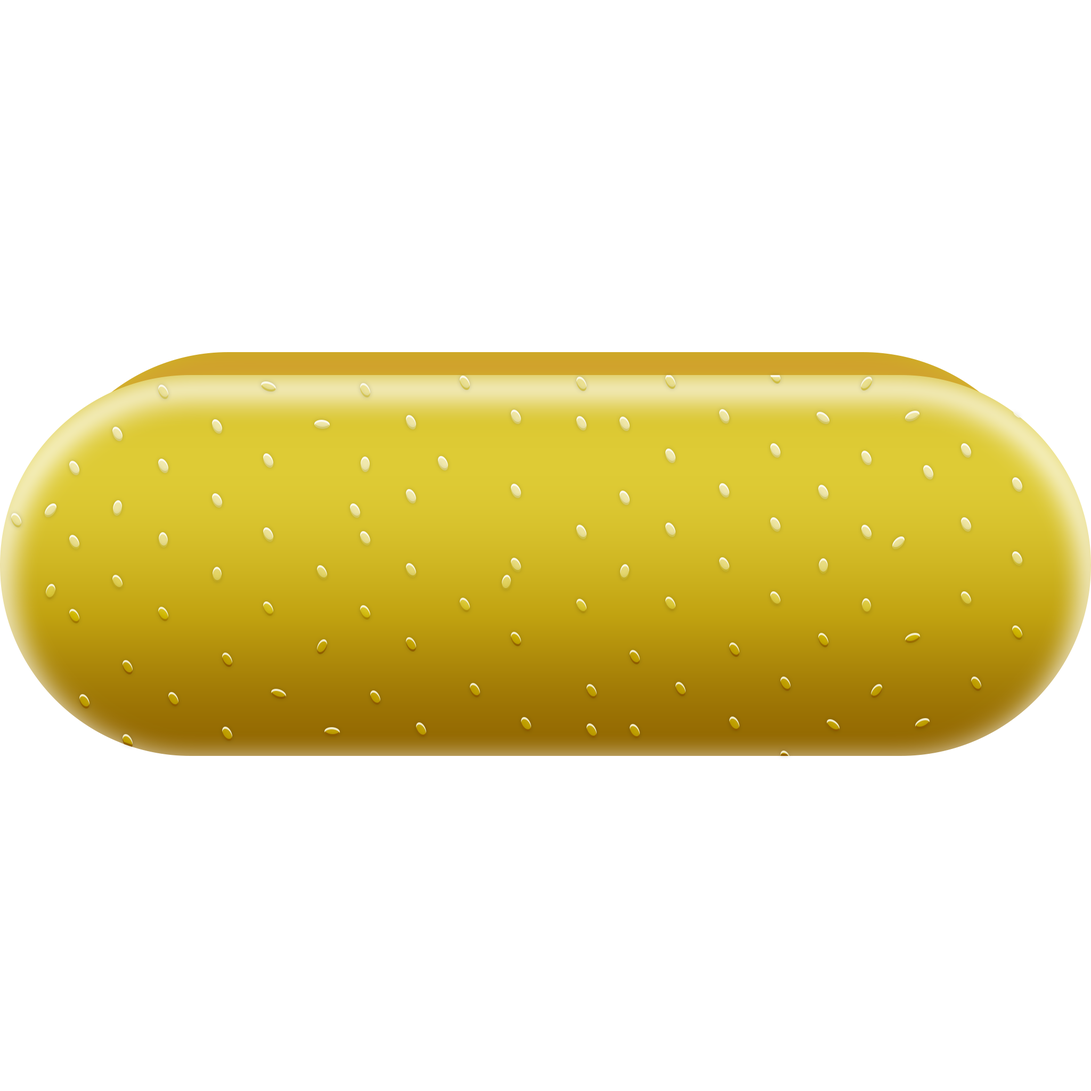
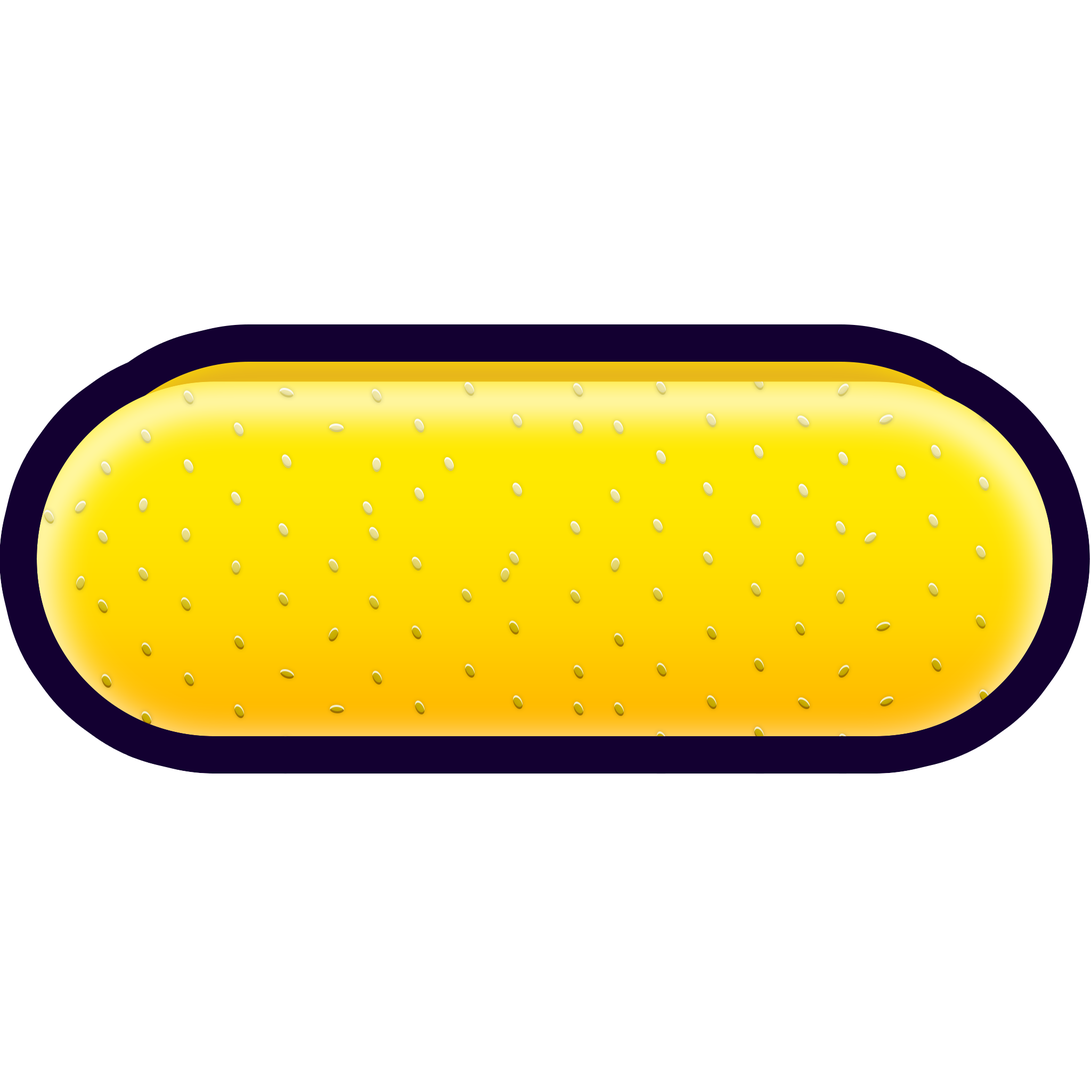
Layer changes from the first (1091, 1091) image to the second:
removed group "BunFront" (1st of 2) (170 layers) over [0, 335, 1091, 775]
removed group "Group 3" (168 layers) from group "BunFront" over [11, 335, 1033, 775]
removed group "Group 2 copy" (40 layers) from group "Group 3" over [79, 642, 1033, 775]
removed layer "Ellipse 1 copy 8" (5th of 20, in "BunFront" › "Group 3" › "Group 2 copy") from group "Group 2 copy" over [871, 758, 883, 773]
removed layer "Ellipse 1 copy 8" (8th of 20, in "BunFront" › "Group 3" › "Group 2 copy") from group "Group 2 copy" over [915, 718, 931, 730]
removed layer "Ellipse 1 copy 8" (10th of 20, in "BunFront" › "Group 3" › "Group 2 copy") from group "Group 2 copy" over [871, 684, 883, 699]
removed layer "Ellipse 1 copy 7" (5th of 20, in "BunFront" › "Group 3" › "Group 2 copy") from group "Group 2 copy" over [629, 724, 641, 739]
removed group "Group 1" (44 layers) from group "Group 3" over [11, 483, 1023, 655]
removed layer "Ellipse 1 copy 9" (48th of 80, in "BunFront" › "Group 3" › "Group 1") from group "Group 1" over [892, 536, 905, 550]
removed layer "Ellipse 1 copy 9" (62nd of 80, in "BunFront" › "Group 3" › "Group 1") from group "Group 1" over [459, 597, 471, 613]
removed layer "Ellipse 1 copy 13" from group "Group 1" over [44, 503, 57, 518]
removed group "Group 2" (40 layers) from group "Group 3" over [69, 335, 1023, 519]
removed layer "Ellipse 1 copy 8" (19th of 20, in "BunFront" › "Group 3" › "Group 2") from group "Group 2" over [817, 411, 830, 425]
removed layer "Ellipse 1 copy 6" (17th of 20, in "BunFront" › "Group 3" › "Group 2") from group "Group 2" over [459, 375, 471, 391]
added group "Bun" with 3 layers over [36, 361, 1054, 738]
moved "BunFront" (in "Bun") into group "Bun", painted on it over [0, 375, 1091, 757]
moved "BunBack" (1st of 2, in "Bun") into group "Bun" over [37, 352, 1054, 734]
painted on "BunBack" (2nd of 2, in "Bun" › "BunBack") over [37, 352, 1054, 734]
…and 106 more changes (106 removed)
